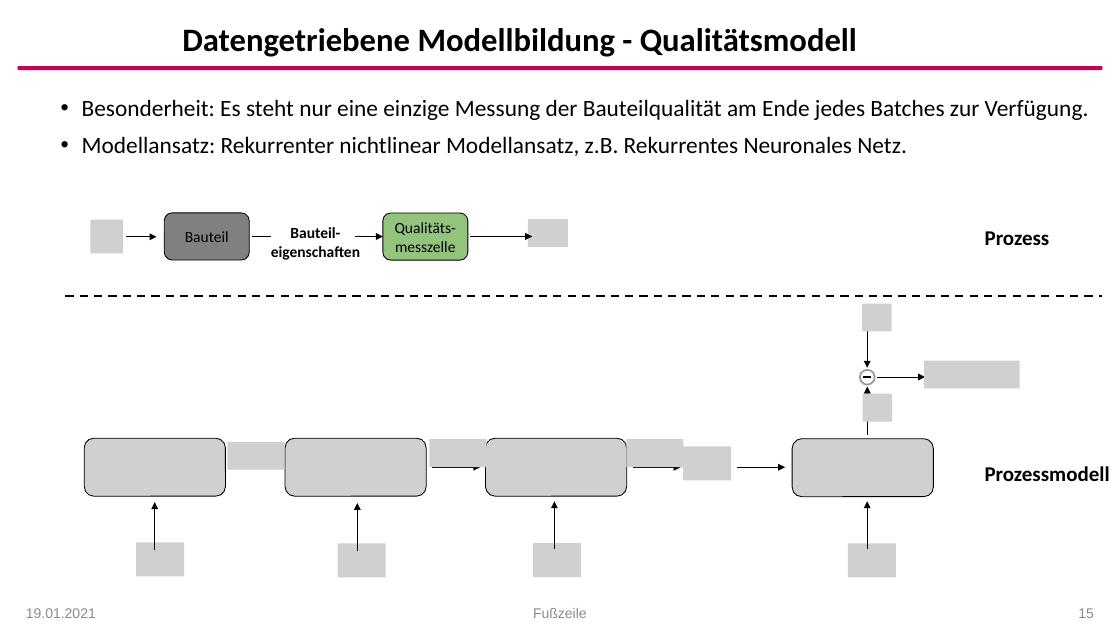
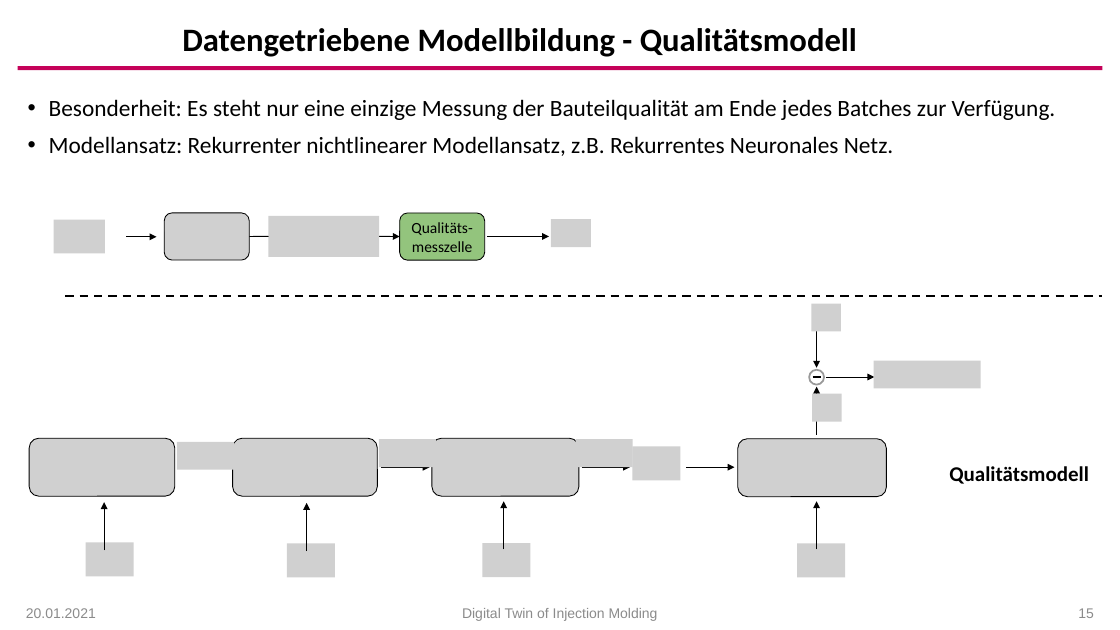
Before and after one commit to arehmer/DigitalTwinInjectionMoulding, a slide deck: slide 15 of Präsentationen/Kick-Off.pptx. Drawn at 1120x630 pixels with LibreOffice and Linux fonts; fonts in the diff are those of the drawing; grey boxes stand for pictures; background and template pictures are left out. Boxes give left, top, right and bottom in pixels: in the first picture for what was removed or moved away, otherwise in the second. Text is boxed around its words. In the diff, an @@ line names an element or a change of style, - is before the commit and + after.

```diff
--- a/Präsentationen/Kick-Off.pptx
+++ b/Präsentationen/Kick-Off.pptx
@@ text "Besonderheit: Es steht nur eine ...": place and size @@
-text "Besonderheit: Es steht nur eine ..." at [82, 99, 1089, 156]
+text "Besonderheit: Es steht nur eine ..." at [49, 99, 1056, 156]
@@ text at [49, 136, 894, 156]: text changed @@
-• Modellansatz: Rekurrenter nichtlinear Modellansatz, z.B. Rekurrentes Neuronales Netz.
+• Modellansatz: Rekurrenter nichtlinearer Modellansatz, z.B. Rekurrentes Neuronales Netz.
@@ picture: place and size @@
-picture at [91, 219, 124, 253]
+picture at [54, 219, 105, 253]
@@ rounded rectangle removed at [165, 213, 250, 260] @@
-Bauteil
@@ picture added at [165, 213, 250, 260] @@
@@ picture added at [269, 216, 380, 257] @@
@@ text removed at [271, 227, 360, 260] @@
-Bauteil-eigenschaften
@@ arrow moved from (355, 237) - (383, 237) to (379, 236) - (400, 237) @@
@@ rounded rectangle "Qualitäts-messzelle": place and size @@
-rounded rectangle "Qualitäts-messzelle" at [383, 213, 468, 260]
+rounded rectangle "Qualitäts-messzelle" at [400, 213, 485, 260]
@@ arrow moved from (471, 237) - (533, 237) to (487, 237) - (549, 237) @@
@@ picture: place and size @@
-picture at [528, 219, 569, 247]
+picture at [551, 219, 592, 247]
@@ text removed at [985, 231, 1050, 245] @@
-Prozess
@@ picture added at [812, 303, 841, 331] @@
@@ picture removed at [862, 303, 891, 331] @@
@@ picture: place and size @@
-picture at [924, 360, 1020, 388]
+picture at [874, 360, 981, 388]
@@ picture: place and size @@
-picture at [84, 439, 225, 497]
+picture at [29, 439, 175, 497]
@@ 10 pictures, 10 arrows, 1 ellipse, 1 line: place and size @@
-10 pictures, 10 arrows, 1 ellipse, 1 line at [136, 319, 925, 577]
+10 pictures, 10 arrows, 1 ellipse, 1 line at [86, 319, 875, 577]
@@ picture: place and size @@
-picture at [486, 439, 627, 497]
+picture at [432, 439, 579, 497]
@@ picture: place and size @@
-picture at [792, 439, 933, 497]
+picture at [738, 439, 886, 497]
@@ text at [949, 466, 1089, 484]: text changed @@
-Prozessmodell
+Qualitätsmodell
@@ text at [26, 608, 96, 618]: text changed @@
-19.01.2021
+20.01.2021
@@ text at [462, 608, 658, 621]: text changed @@
-Fußzeile
+Digital Twin of Injection Molding
```
Also in this commit, not shown: 19 other slides changed, 3 slides added.
